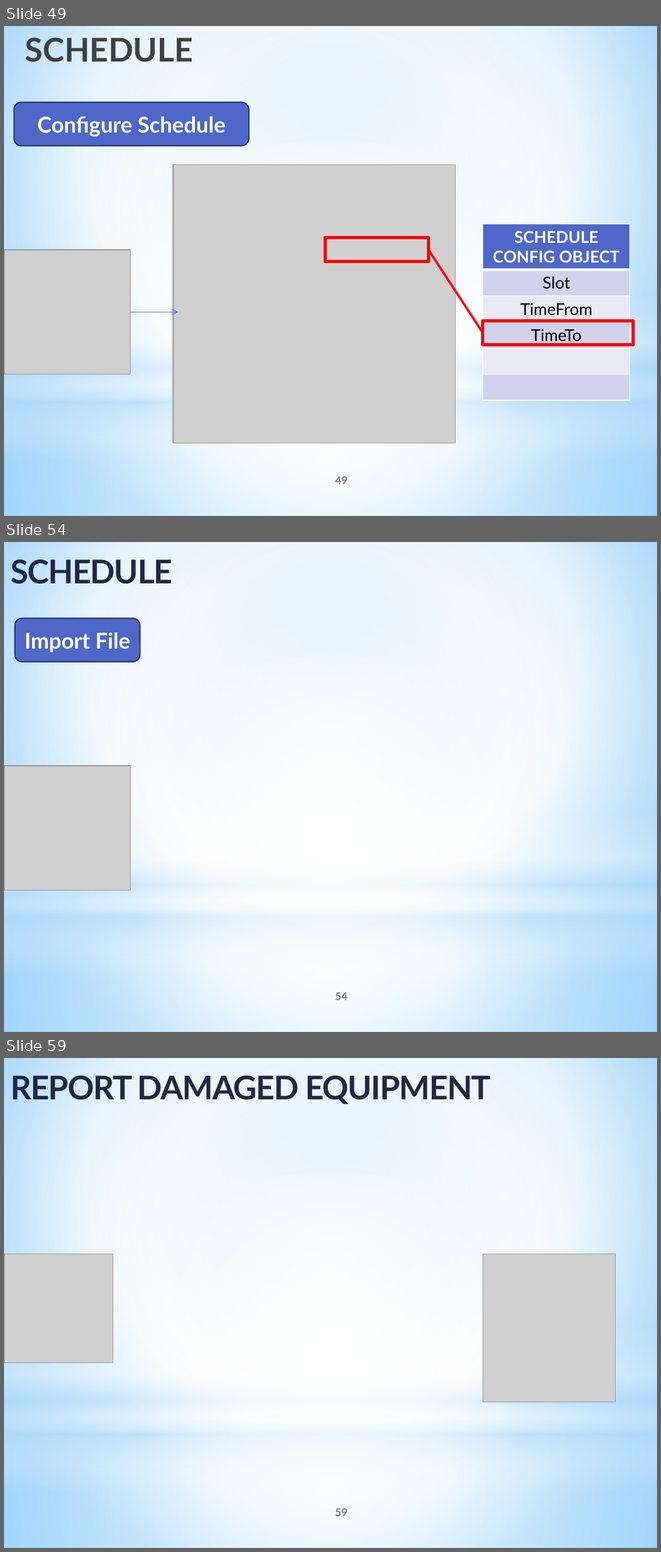
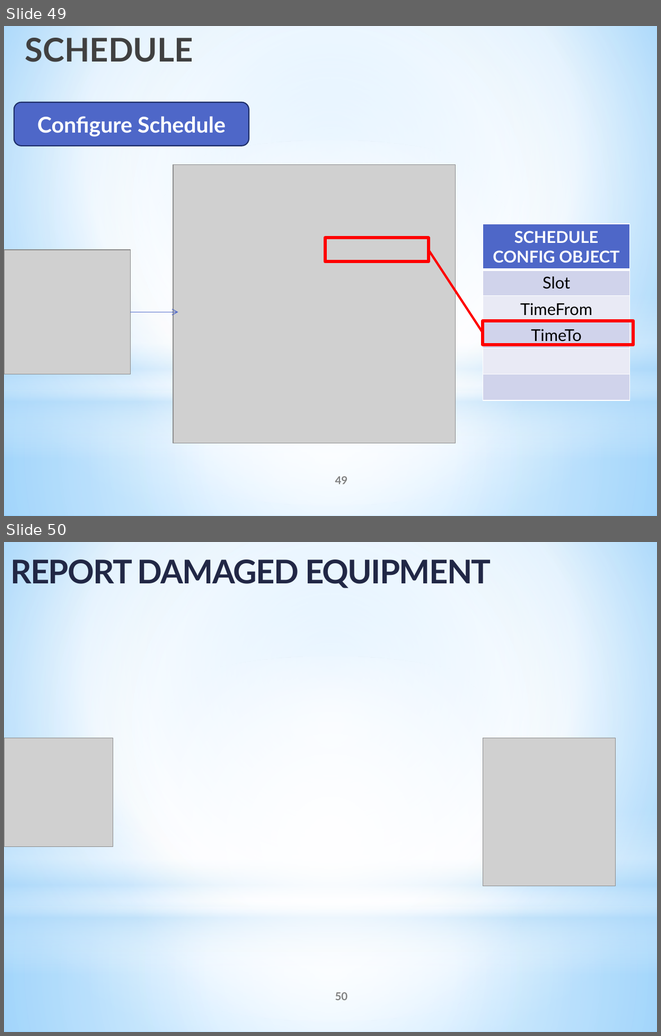
Before and after one commit to tranquang9a1/ECRM, a slide deck: Document/ECRM-Presentation v5.pptx. Shown one above the other, each under a label of ours: slides 49, 54 and 59 before the commit, slides 49 and 50 after it; the slides between them are not shown. The pictures are 661x1552 and 661x1036 pixels, drawn with LibreOffice and Linux fonts; fonts in the diff are those of the drawing; grey boxes stand for pictures. Boxes give left, top, right and bottom in pixels: in the first picture for what was removed or moved away, otherwise in the second. Text is boxed around its words. In the diff, an @@ line names an element or a change of style, - is before the commit and + after.

Commit message:
Remove slide schedule

```diff
--- a/Document/ECRM-Presentation v5.pptx
+++ b/Document/ECRM-Presentation v5.pptx
@@ slide 54 removed at <box>4,542,657,1032</box>, background gradient #9ED5FF to #FFFFFF to #5BB9FF; not listed: 4 template elements that a slide beside it also shows @@
@@ text removed at <box>10,559,172,584</box> @@
-SCHEDULE
@@ rounded rectangle removed at <box>15,618,140,662</box> @@
-Import File
@@ picture removed at <box>4,766,130,891</box> @@
@@ page number removed at <box>335,992,348,1000</box> @@
-54
@@ what was slide 59 is now slide 50 @@
@@ page number at <box>335,992,348,1000</box>: text changed @@
-59
+50
```
Also in this commit, not shown: 8 slides changed, 8 other slides removed.
